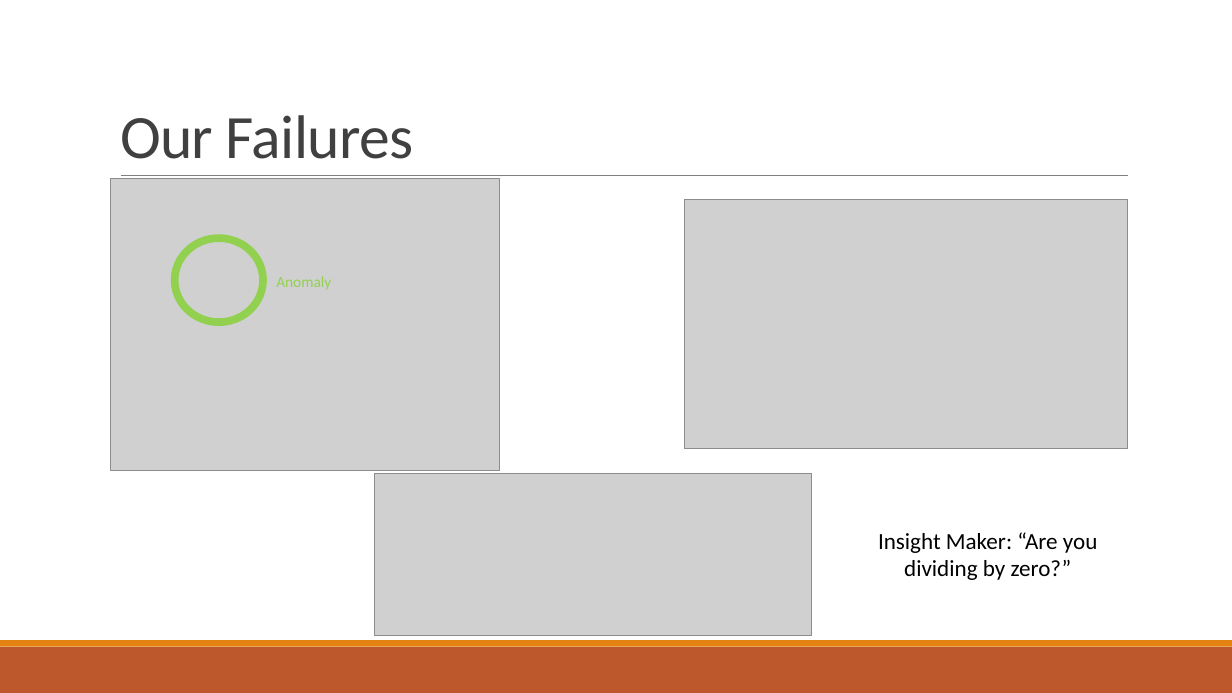
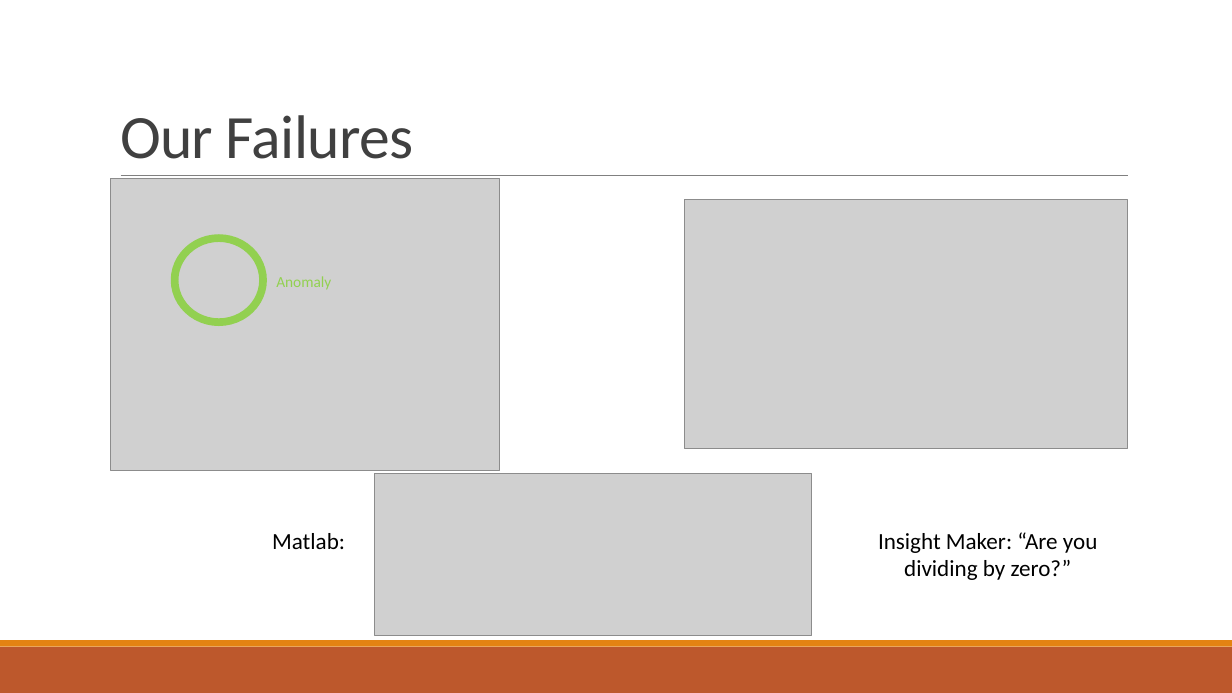
Before and after one commit to aehoppe/RTG, a slide deck: slide 9 of On RTG Design.pptx. Drawn at 1232x693 pixels with LibreOffice and Linux fonts; fonts in the diff are those of the drawing; grey boxes stand for pictures. Boxes give left, top, right and bottom in pixels: in the first picture for what was removed or moved away, otherwise in the second. Text is boxed around its words. In the diff, an @@ line names an element or a change of style, - is before the commit and + after.

Commit message:
A few edits to the presentation and design document. Also, renamed.

```diff
--- a/On RTG Design.pptx
+++ b/On RTG Design.pptx
@@ text added at [272, 533, 345, 549], 18 pt, text #000000 @@
+Matlab:
```
Also in this commit, not shown: 2 other files.
